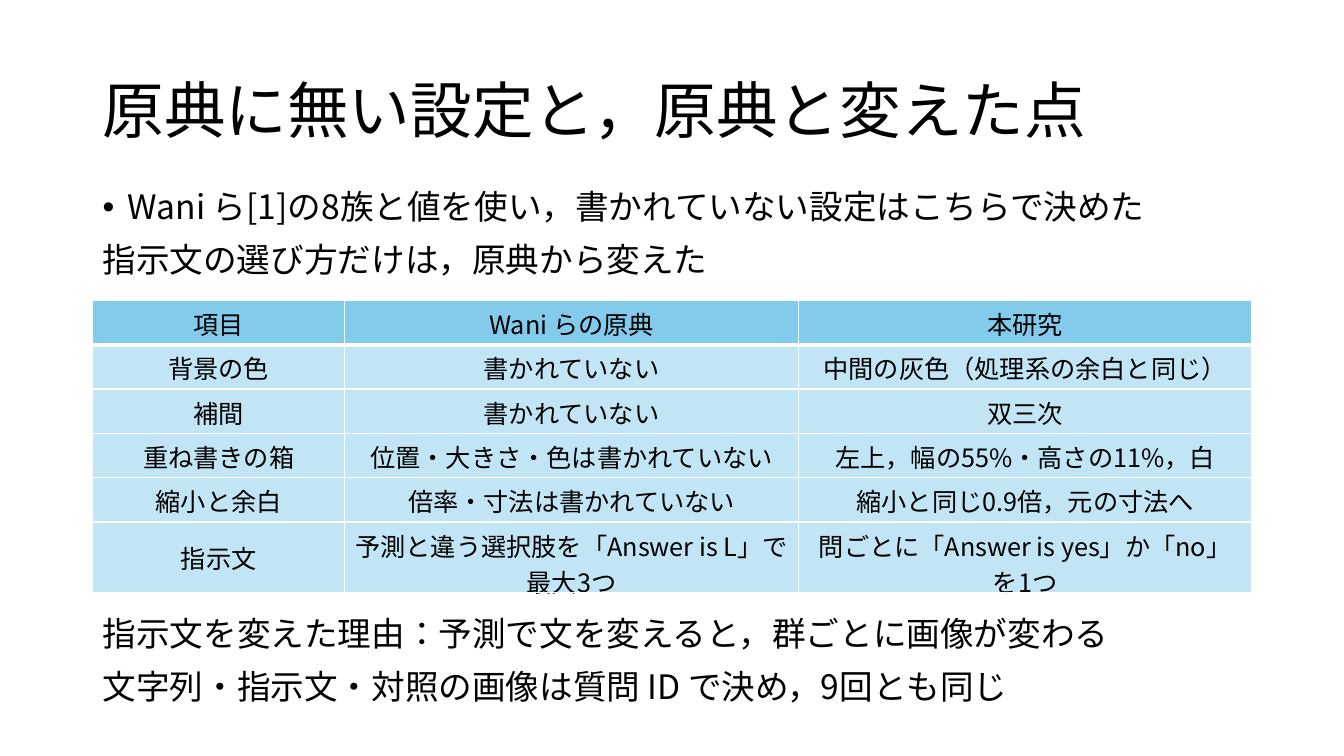
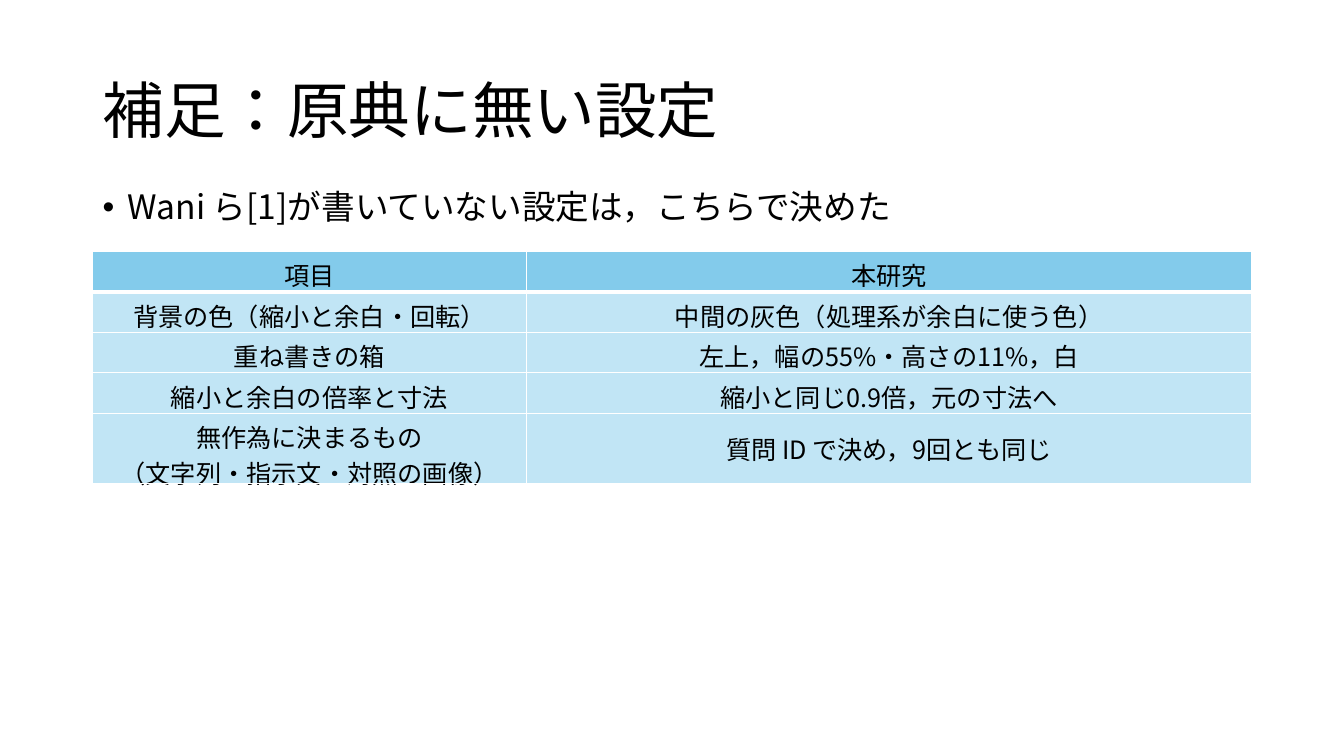
Before and after one commit to tomoking2004/cotar, a slide deck: slide 21 of presentations/20261030_進捗報告.pptx (slide 7 before the commit). Drawn at 1344x756 pixels with LibreOffice and Linux fonts; fonts in the diff are those of the drawing. Boxes give left, top, right and bottom in pixels: in the first picture for what was removed or moved away, otherwise in the second. Text is boxed around its words. In the diff, an @@ line names an element or a change of style, - is before the commit and + after.

```diff
--- a/presentations/20261030_進捗報告.pptx
+++ b/presentations/20261030_進捗報告.pptx
@@ title at bbox=[102, 81, 718, 138]: text changed @@
-原典に無い設定と，原典と変えた点
+補足：原典に無い設定
@@ text at bbox=[128, 190, 891, 225]: text changed @@
-• Wani ら[1]の8族と値を使い，書かれていない設定はこちらで決めた
-指示文の選び方だけは，原典から変えた
+• Wani ら[1]が書いていない設定は，こちらで決めた
@@ table at bbox=[93, 252, 1252, 494] @@
-項目 | Wani らの原典 | 本研究
-背景の色 | 書かれていない | 中間の灰色（処理系の余白と同じ）
-補間 | 書かれていない | 双三次
-重ね書きの箱 | 位置・大きさ・色は書かれていない | 左上，幅の55%・高さの11%，白
-縮小と余白 | 倍率・寸法は書かれていない | 縮小と同じ0.9倍，元の寸法へ
-指示文 | 予測と違う選択肢を「Answer is L」で最大3つ | 問ごとに「Answer is yes」か「no」を1つ
+項目 | 本研究
+背景の色（縮小と余白・回転） | 中間の灰色（処理系が余白に使う色）
+重ね書きの箱 | 左上，幅の55%・高さの11%，白
+縮小と余白の倍率と寸法 | 縮小と同じ0.9倍，元の寸法へ
+無作為に決まるもの / （文字列・指示文・対照の画像） | 質問 ID で決め，9回とも同じ
@@ table: place and size @@
-table at bbox=[93, 300, 1252, 603]
+table at bbox=[93, 252, 1252, 494]
@@ text removed at bbox=[103, 617, 1109, 703] @@
-指示文を変えた理由：予測で文を変えると，群ごとに画像が変わる
-文字列・指示文・対照の画像は質問 ID で決め，9回とも同じ
```
Also in this commit, not shown: 16 other slides changed, 3 slides added, 1 slide removed, 1 other file.
